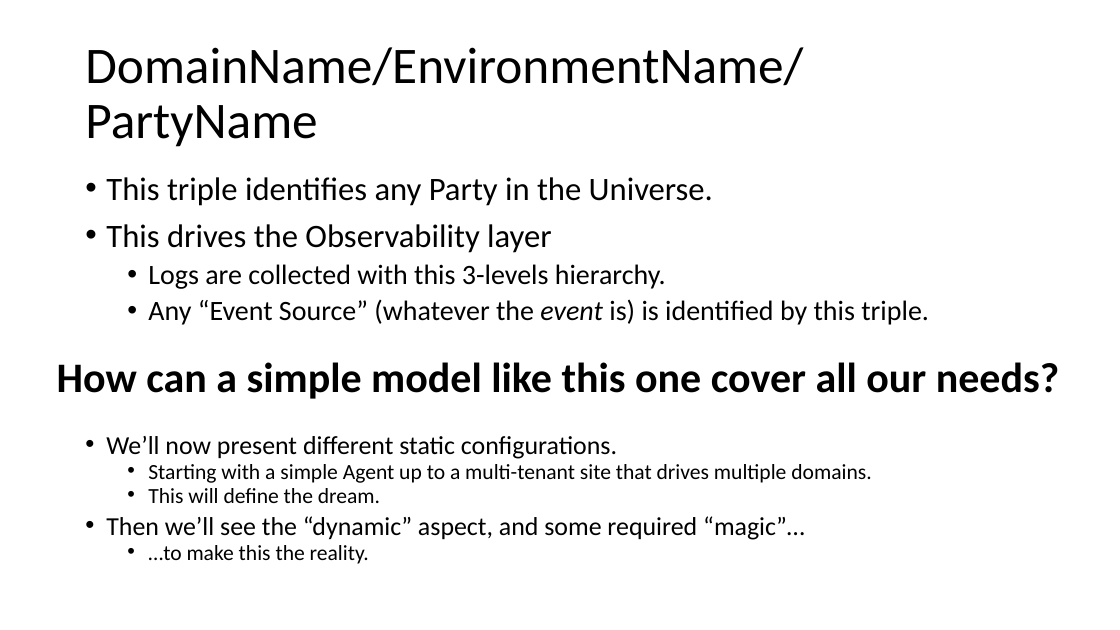
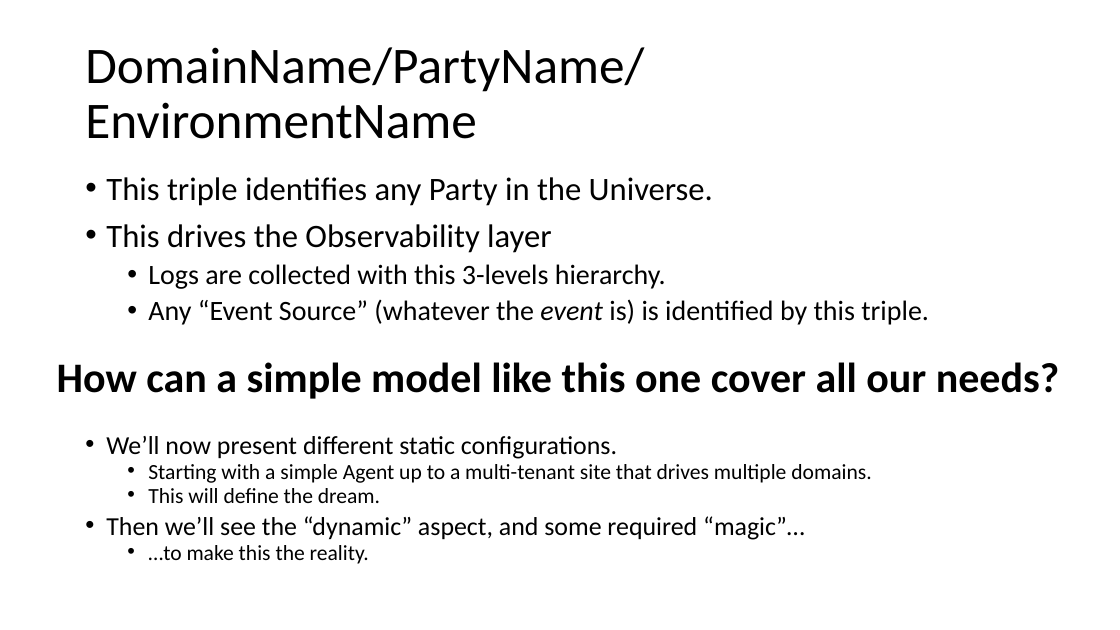
Before and after one commit to signature-opensource/CK-AppIdentity-Transport, a slide deck: slide 8 of Doc/CK-AppIdentity.pptx (slide 4 before the commit). Drawn at 1120x630 pixels with LibreOffice and Linux fonts; fonts in the diff are those of the drawing. Boxes give left, top, right and bottom in pixels: in the first picture for what was removed or moved away, otherwise in the second. Text is boxed around its words. In the diff, an @@ line names an element or a change of style, - is before the commit and + after.

Commit message:
WIP. Removed "Domain". Model should be a simpler Composite...
A Remotes should be IRemote[].
IRemote should have 2 specialisations:
- The IRemoteDomain
- The IRemoteParty

Composite should be handled at Configuration level (parallel
model).

```diff
--- a/Doc/CK-AppIdentity.pptx
+++ b/Doc/CK-AppIdentity.pptx
@@ title at box(85, 47, 644, 139): text changed @@
-DomainName/EnvironmentName/PartyName
+DomainName/PartyName/EnvironmentName
```
Also in this commit, not shown: 7 other slides changed, 9 slides added, 1 slide removed, 33 other files.
